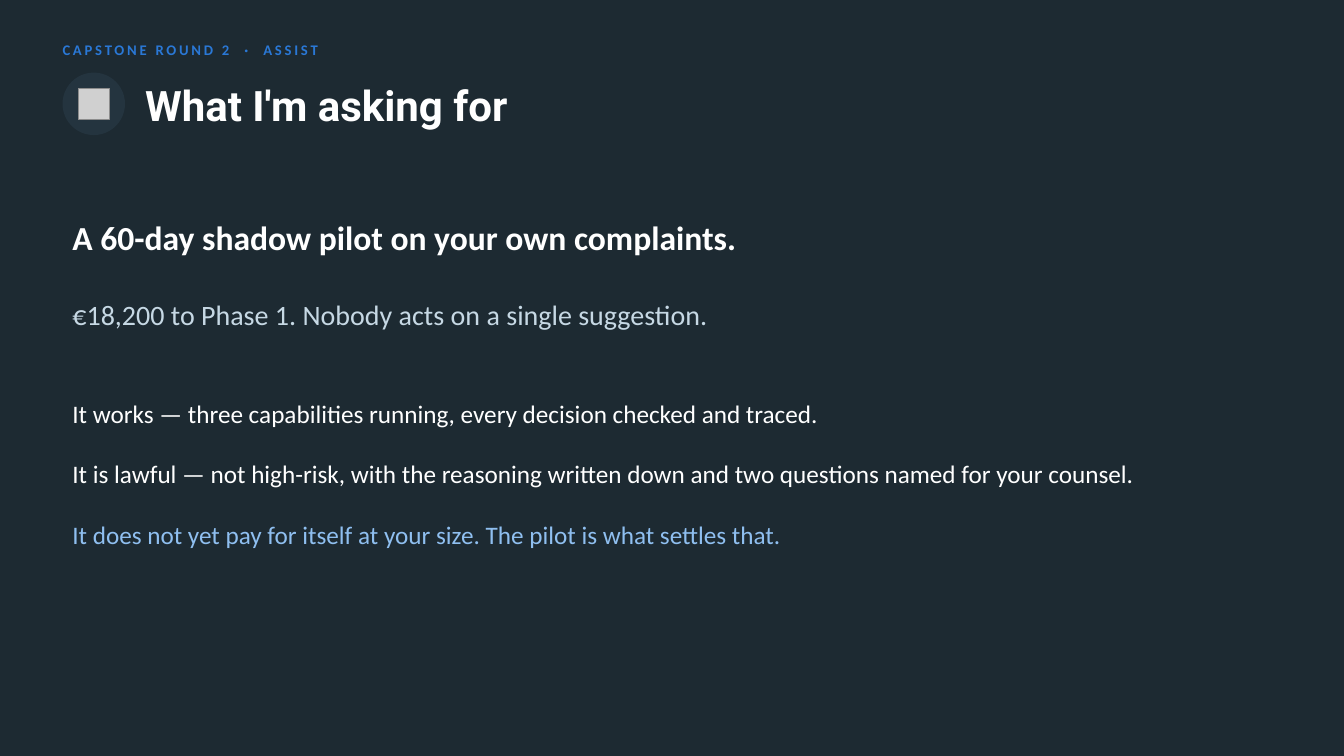
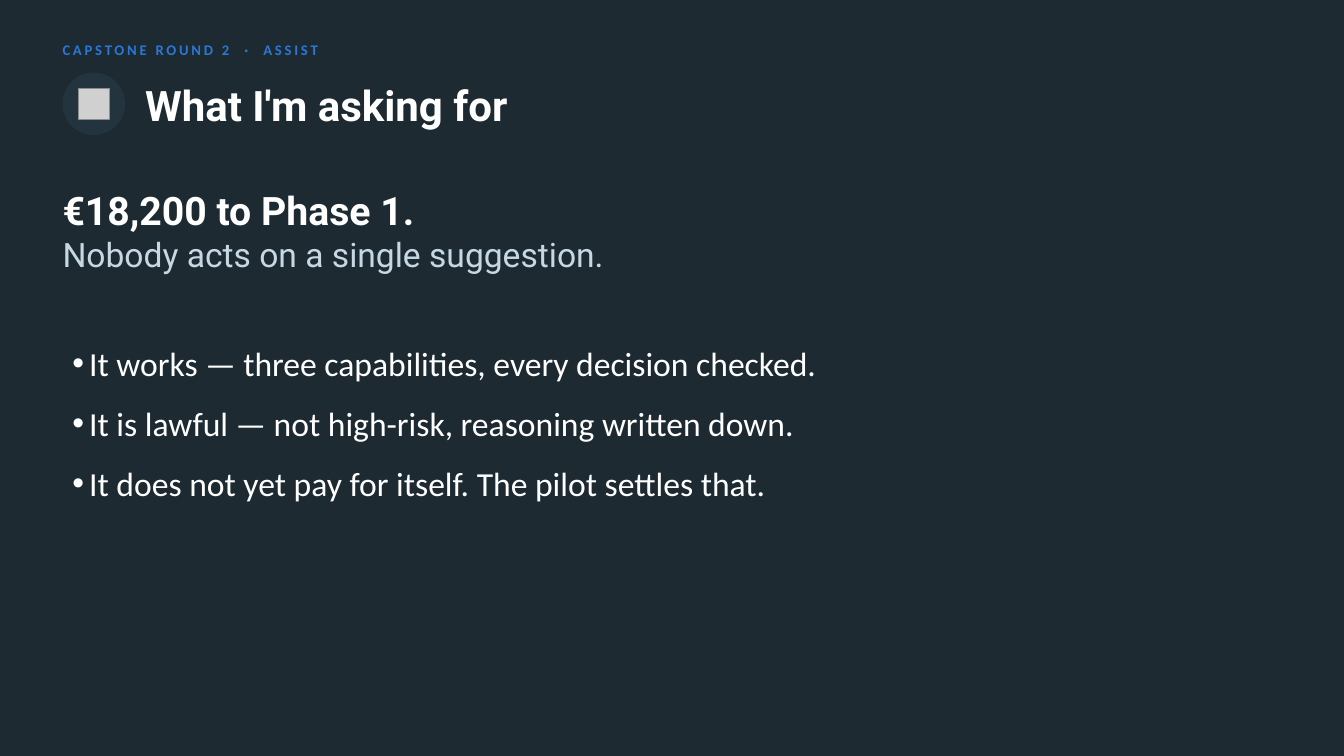
Before and after one commit to nyelugo/PROJECT-Capstone-AI-Consulting, a slide deck: slide 11 of presentation.pptx. Drawn at 1344x756 pixels with LibreOffice and Linux fonts; fonts in the diff are those of the drawing; grey boxes stand for pictures. Boxes give left, top, right and bottom in pixels: in the first picture for what was removed or moved away, otherwise in the second. Text is boxed around its words. In the diff, an @@ line names an element or a change of style, - is before the commit and + after.

```diff
--- a/presentation.pptx
+++ b/presentation.pptx
@@ text at <box>63,195,603,274</box>: text changed; size 18 to 24 pt; font Calibri to Roboto; text colour #FFFFFF to #C6D8E4 @@
-A 60-day shadow pilot on your own complaints.
-€18,200 to Phase 1. Nobody acts on a single suggestion.
-It works — three capabilities running, every decision checked and traced.
-It is lawful — not high-risk, with the reasoning written down and two questions named for your counsel.
-It does not yet pay for itself at your size. The pilot is what settles that.
+€18,200 to Phase 1.
+Nobody acts on a single suggestion.
@@ text added at <box>89,352,816,502</box>, 24 pt, text #FFFFFF @@
+• It works — three capabilities, every decision checked.
+• It is lawful — not high-risk, reasoning written down.
+• It does not yet pay for itself. The pilot settles that.
```
Also in this commit, not shown: 16 other slides changed, 3 other files.
